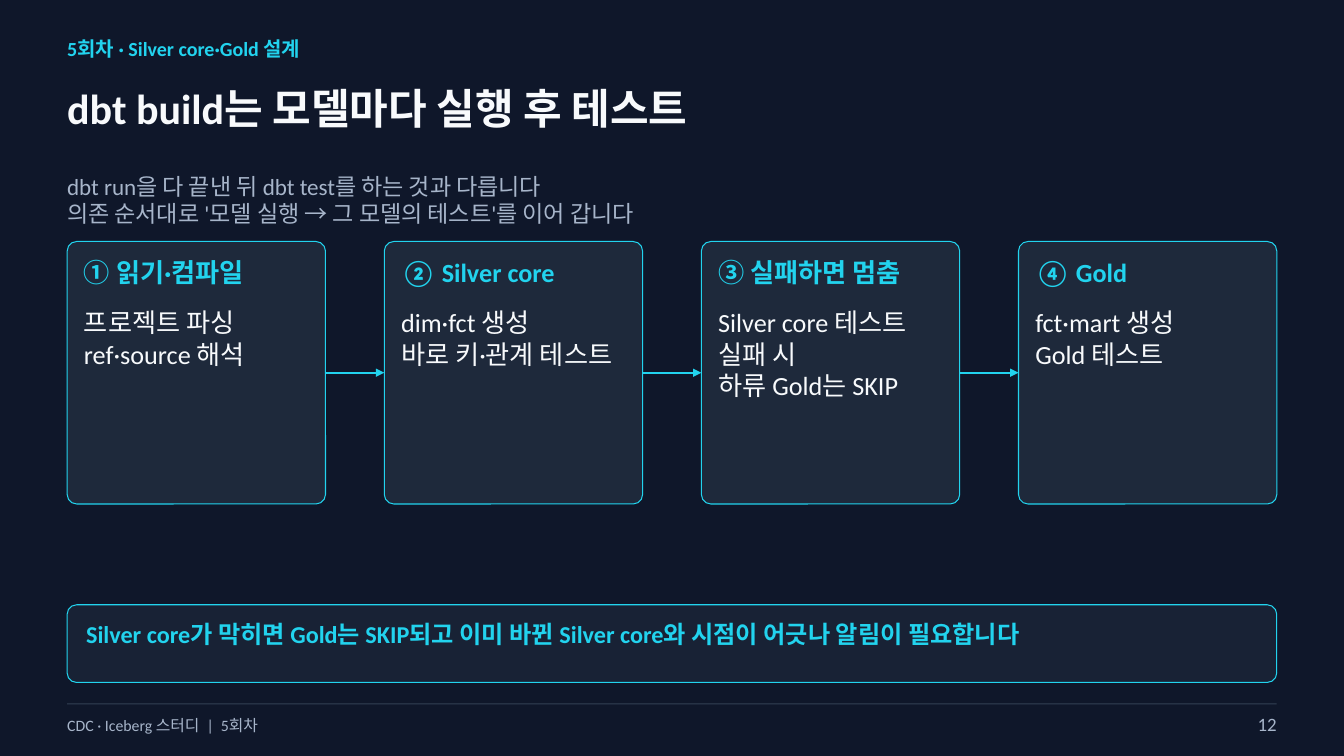
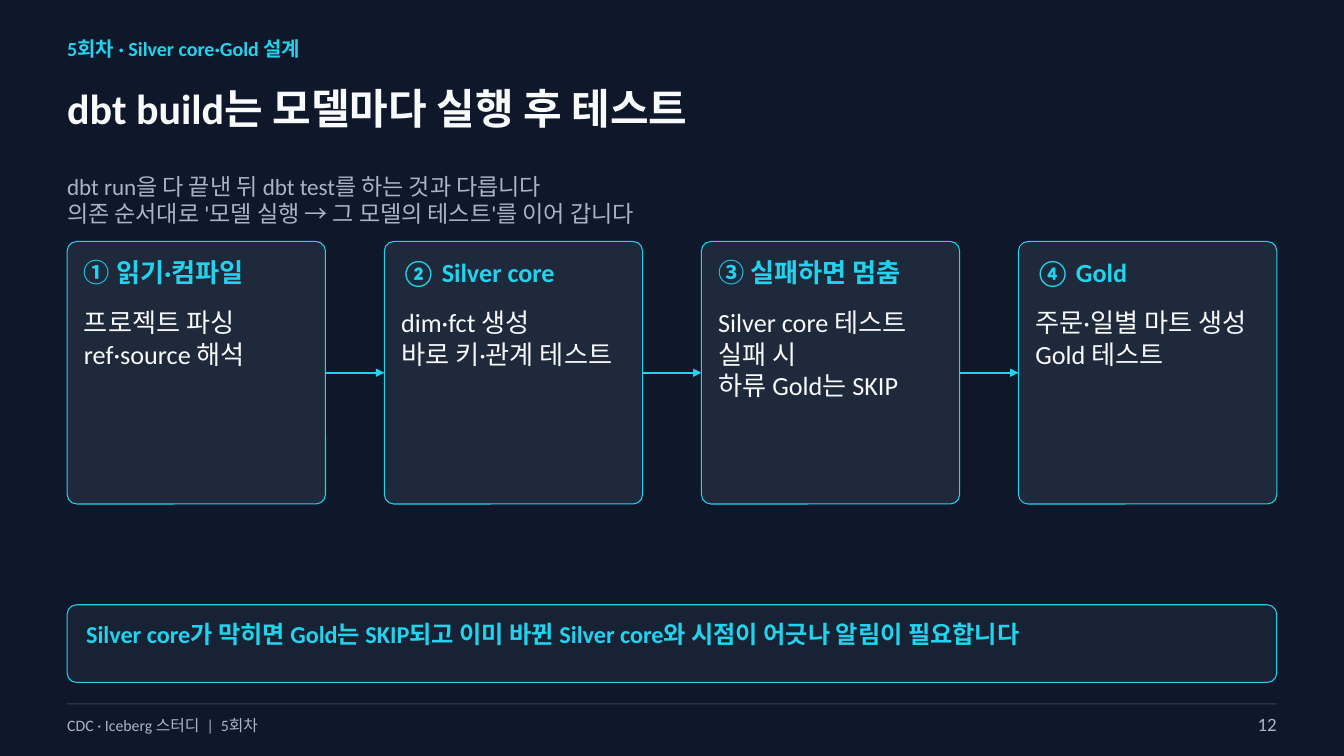
Before and after one commit to kim-dabin/cdc-lakehouse-study, a slide deck: slide 12 of labs/session05/slides/05-session05-student.pptx. Drawn at 1344x756 pixels with LibreOffice and Linux fonts; fonts in the diff are those of the drawing. Boxes give left, top, right and bottom in pixels: in the first picture for what was removed or moved away, otherwise in the second. Text is boxed around its words. In the diff, an @@ line names an element or a change of style, - is before the commit and + after.

```diff
--- a/labs/session05/slides/05-session05-student.pptx
+++ b/labs/session05/slides/05-session05-student.pptx
@@ text at [1035, 310, 1246, 334]: text changed @@
-fct·mart 생성
+주문·일별 마트 생성
```
Also in this commit, not shown: 8 other slides changed, 1 other file.
